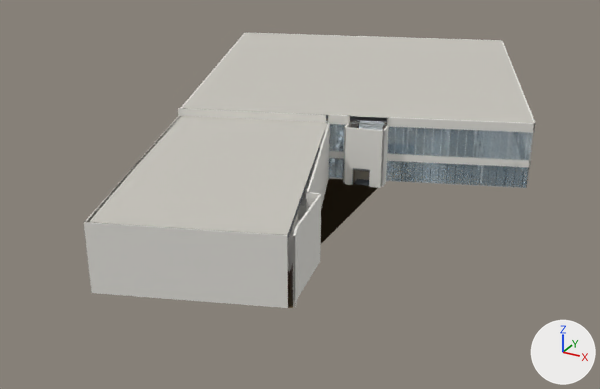
One commit to the FBX model Assets/_Preview/NovaHall.fbx: the scene before it, then after it.
Both versions are drawn from a 50 mm lens placed at (124.9, -31.4, 64.3), pointed at (49.2, 106.2, -4.5). The lights are fixed; the arrows at lower right show +X, +Y and +Z. The picture after the commit comes second. Vertices at exactly the same position are counted once.

Names of what the first picture shows: 'Hall_Roof', 'Hall_Shell', 'Hall_Structure'.
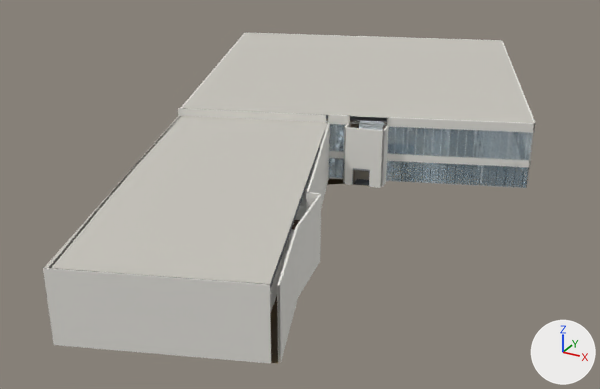
Location of each change, [x1, y1, x2, y2] in pixels of the pictures (600 x 389 px; the box of a moved part takes in the faces that stretch with it):
```json
{"object": "Hall_Roof", "change": "reshaped", "before": [85, 33, 533, 245], "after": [44, 33, 533, 294], "on screen": "9% wider, 23% taller"}
{"object": "Hall_Structure", "change": "reshaped", "before": [84, 108, 522, 308], "after": [43, 108, 522, 364], "on screen": "9% wider, 28% taller"}
{"object": "Hall_Shell", "change": "reshaped", "before": [87, 33, 536, 308], "after": [48, 33, 536, 363], "on screen": "9% wider, 20% taller"}
{"part": 1, "of": "me_hall_roof_001", "change": "moved or reshaped", "after": [270, 148, 320, 293], "on screen": "not visible before"}
{"part": 2, "of": "me_hall_structure_001", "change": "moved or reshaped", "before": [84, 222, 288, 308], "on screen": "not visible afterwards"}
{"part": 3, "of": "me_hall_structure_001", "change": "moved or reshaped", "before": [288, 263, 293, 290], "after": [274, 296, 277, 303], "on screen": "mostly hidden"}
{"part": 4, "of": "me_hall_structure_001", "change": "moved or reshaped", "before": [288, 214, 298, 260], "after": [270, 256, 283, 313], "on screen": "mostly hidden"}
{"part": 5, "of": "me_hall_structure_001", "change": "rebuilt", "before": [288, 219, 301, 272], "after": [282, 229, 295, 265]}
{"part": 6, "of": "me_hall_structure_001", "change": "added", "after": [43, 268, 271, 364]}
{"part": 7, "of": "me_hall_shell_001", "change": "built on", "before": [87, 208, 298, 308], "after": [48, 208, 298, 363]}
```

Edits to the scene script, one JSON object a line:
```json
{"block": "me_hall_structure_001", "where": "# used by ob_hall_structure; location = (0.0, 0.0, 0.0)"}
{"op": "remove", "block": "me_hall_structure_001", "code": "me_hall_structure_001.from_pydata(...)  # 1906 vertices, 3288 faces; spans x 3.6..90.2, y 49.4..183.6, z 0.0..13.3"}
{"op": "add", "block": "me_hall_structure_001", "code": "me_hall_structure_001.from_pydata(...)  # 2128 vertices, 3644 faces; spans x 3.6..90.2, y 36.3..183.6, z 0.0..13.3"}
{"block": "me_hall_structure_001", "change": "me_hall_structure_001 part 2: the loose piece of 8 vertices spanning x 44.4..72.6, y 49.4..60.2, z 0.0..11.8 is scaled about its middle by (0.35, 0.35, 0.00508), then moved by (-13.0, 92.3, 0.4), in mat_w_n_rail (light grey #b9bcc2)"}
{"block": "me_hall_structure_001", "change": "me_hall_structure_001 part 3: the loose piece of 8 vertices spanning x 63.6..70.5, y 63.5..74.9, z 0.0..3.8 is moved by (1.4, -3.7, 0.0)"}
{"block": "me_hall_structure_001", "change": "me_hall_structure_001 part 4: the loose piece of 8 vertices spanning x 60.8..72.1, y 57.5..71.2, z 6.4..9.6 is moved by (4.9, -13.1, 0.0)"}
{"block": "me_hall_structure_001", "change": "me_hall_structure_001 part 5: the loose piece of 8 vertices spanning x 62.1..70.8, y 62.1..75.9, z 3.8..6.4 is rebuilt with 8 vertices and now spans x 63.5..72.2, y 58.4..72.1, z 3.8..6.4"}
{"block": "me_hall_structure_001", "change": "me_hall_structure_001 part 6: 8 vertices added at x 49.3..77.5, y 36.3..47.1, z 0.0..11.8"}
{"block": "me_hall_structure_001", "change": "other edits to the shape of me_hall_structure_001 do not show in these pictures"}
{"op": "add", "block": "me_hall_structure_001", "code": "me_hall_structure_001.materials.append(mat_w_n_piano)  # black #101113"}
{"block": "me_hall_roof_001", "where": "# used by ob_hall_roof; location = (0.0, 0.0, 0.0)"}
{"op": "remove", "block": "me_hall_roof_001", "code": "me_hall_roof_001.from_pydata(...)  # 2794 vertices, 4170 faces; spans x 2.8..91.3, y 49.5..184.5, z -0.1..13.3"}
{"op": "add", "block": "me_hall_roof_001", "code": "me_hall_roof_001.from_pydata(...)  # 3010 vertices, 4494 faces; spans x 2.8..91.3, y 36.4..184.5, z -0.1..13.3"}
{"block": "me_hall_roof_001", "change": "me_hall_roof_001 part 1: 601 vertices moved from x 33.8..72.5, y 49.5..88.5, z 9.3..11.8 to x 33.9..77.4, y 36.4..88.2, z 9.3..11.8; 3 vertices removed from x 44.4..53.0, y 49.5..60.9, z 9.4..11.0; 179 vertices added at x 44.2..77.4, y 37.4..59.3, z -0.1..11.0"}
{"block": "me_hall_roof_001", "change": "other edits to the shape of me_hall_roof_001 do not show in these pictures"}
{"block": "me_hall_shell_001", "where": "# used by ob_hall_shell; location = (0.0, 0.0, 0.0)"}
{"op": "remove", "block": "me_hall_shell_001", "code": "me_hall_shell_001.from_pydata(...)  # 3083 vertices, 4471 faces; spans x 2.4..91.7, y 49.6..184.8, z 0.0..13.3"}
{"op": "add", "block": "me_hall_shell_001", "code": "me_hall_shell_001.from_pydata(...)  # 3251 vertices, 4717 faces; spans x 2.4..91.7, y 36.6..184.8, z 0.0..13.3"}
{"block": "me_hall_shell_001", "change": "me_hall_shell_001 part 7: 19 vertices moved from x 37.2..73.6, y 49.6..69.2, z 0.0..11.8 to x 38.8..73.8, y 43.2..65.0, z 0.0..11.8; 16 vertices removed from x 37.7..73.6, y 49.8..70.1, z 0.0..11.8; 64 vertices added at x 38.9..78.6, y 36.6..66.2, z 0.0..11.8"}
{"block": "me_hall_shell_001", "change": "other edits to the shape of me_hall_shell_001 do not show in these pictures"}
```
